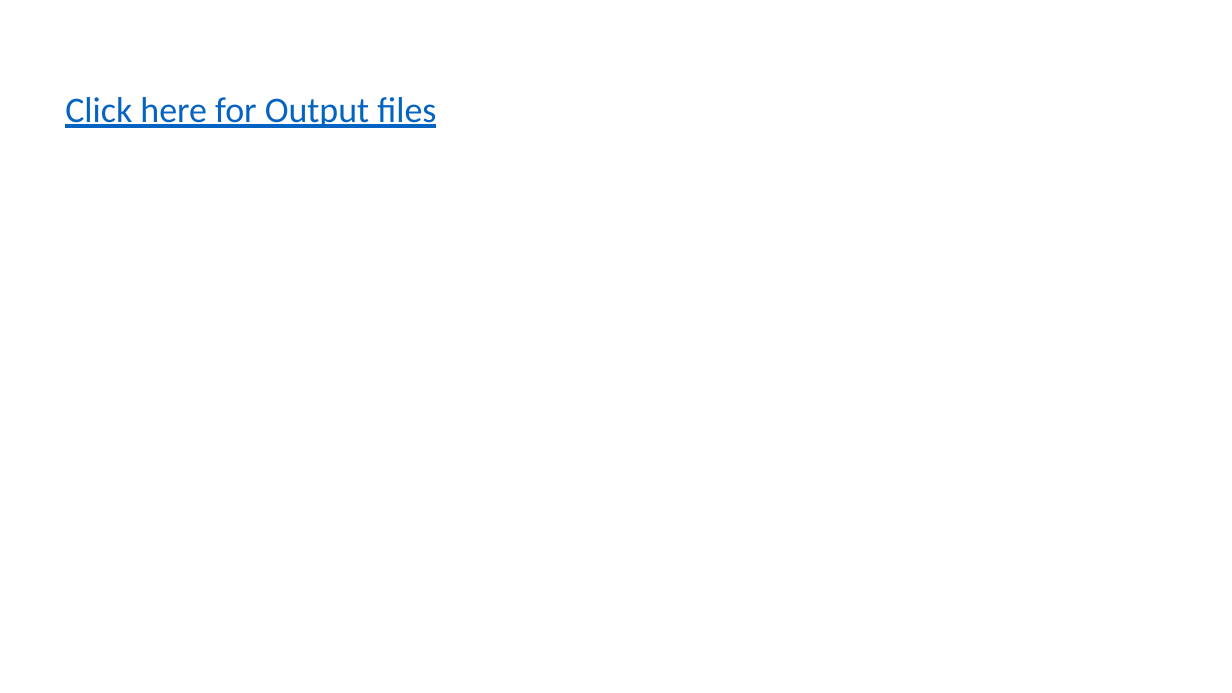
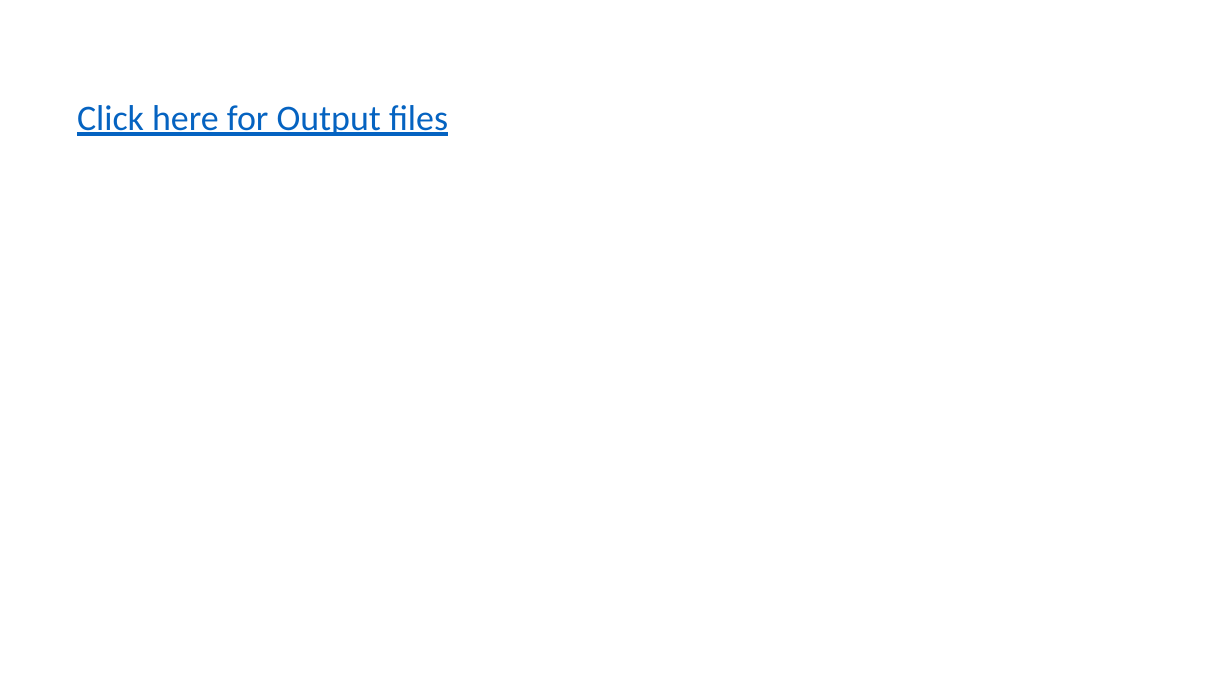
Before and after one commit to kavinkavin16/Fusion-, a slide deck: slide 8 of 24 June/EXCEL task2 documentation/EXCEL SCENARIO TASK2 documentation.pptx (slide 7 before the commit). Drawn at 1232x693 pixels with LibreOffice and Linux fonts; fonts in the diff are those of the drawing. Boxes give left, top, right and bottom in pixels: in the first picture for what was removed or moved away, otherwise in the second. Text is boxed around its words. In the diff, an @@ line names an element or a change of style, - is before the commit and + after.

```diff
--- a/24 June/EXCEL task2 documentation/EXCEL SCENARIO TASK2 documentation.pptx
+++ b/24 June/EXCEL task2 documentation/EXCEL SCENARIO TASK2 documentation.pptx
@@ text "Click here for Output files": place and size @@
-text "Click here for Output files" at <box>65,97,436,128</box>
+text "Click here for Output files" at <box>77,105,448,136</box>
```
Also in this commit, not shown: 1 other slide changed, 1 slide added, 9 other files.
